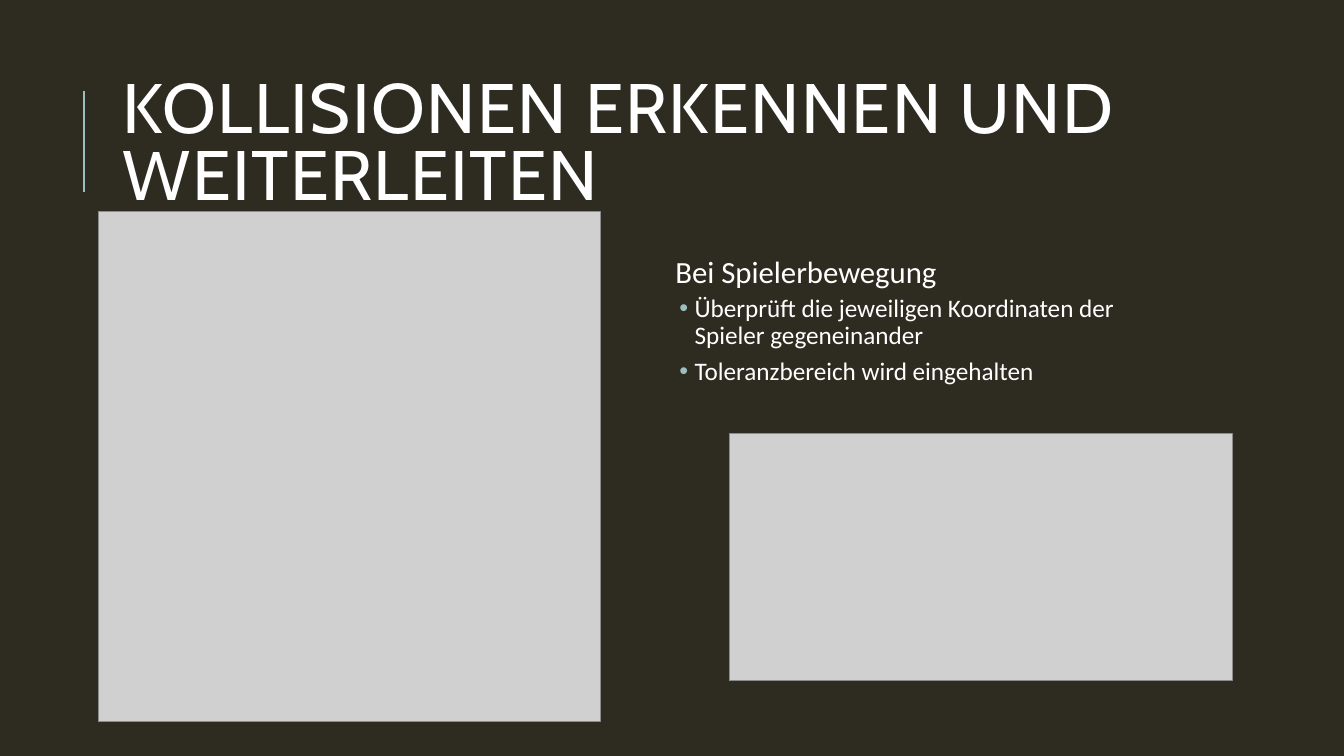
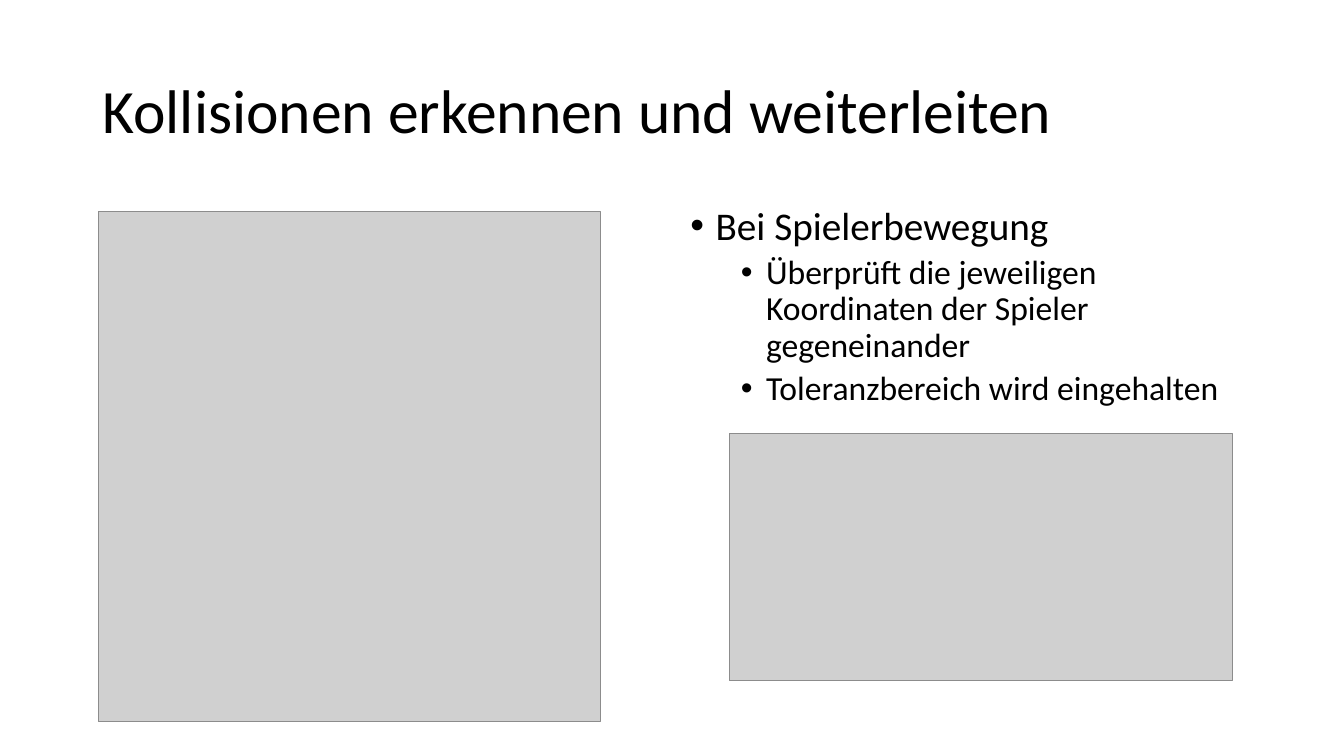
Before and after one commit to Toixinhell/Versteckies, a slide deck: slide 31 of Fangies.pptx (slide 15 before the commit). Drawn at 1344x756 pixels with LibreOffice and Linux fonts; fonts in the diff are those of the drawing; grey boxes stand for pictures. Boxes give left, top, right and bottom in pixels: in the first picture for what was removed or moved away, otherwise in the second. Text is boxed around its words. In the diff, an @@ line names an element or a change of style, - is before the commit and + after.

```diff
--- a/Fangies.pptx
+++ b/Fangies.pptx
@@ background #2E2B21 to #FFFFFF @@
@@ line removed from (84, 192) to (84, 91) @@
@@ title at <box>102,90,1051,134</box>: text changed; size 50 to 44 pt; font Cabin to Calibri; text colour #FFFFFF to #000000 @@
-KOLLISIONEN ERKENNEN UND WEITERLEITEN
+Kollisionen erkennen und weiterleiten
@@ text "Bei Spielerbewegung": place and size @@
-text "Bei Spielerbewegung" at <box>675,261,1114,385</box>
+text "Bei Spielerbewegung" at <box>716,212,1218,406</box>
@@ text "Bei Spielerbewegung" at <box>716,212,1218,406</box>: size 22 to 28 pt in "Bei Spielerbewegung"; text colour #FFFFFF to #000000; size 18 to 24 pt in "Überprüft die jeweiligen Koordinaten der Spieler gegeneinand ...", "Toleranzbereich wird eingehalten"; bullet   to •; less space between paragraphs; indent changed @@
```
Also in this commit, not shown: 13 other slides changed, 19 slides added, 2 slides removed.
